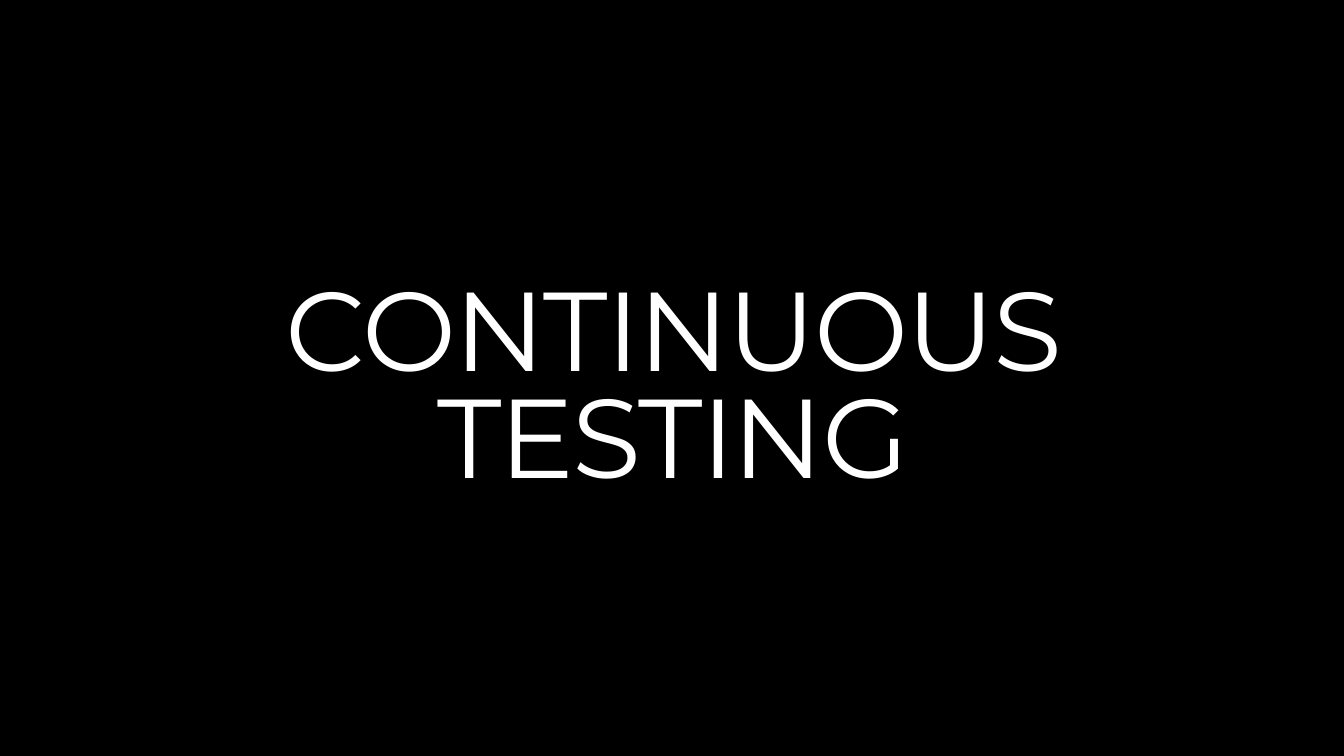
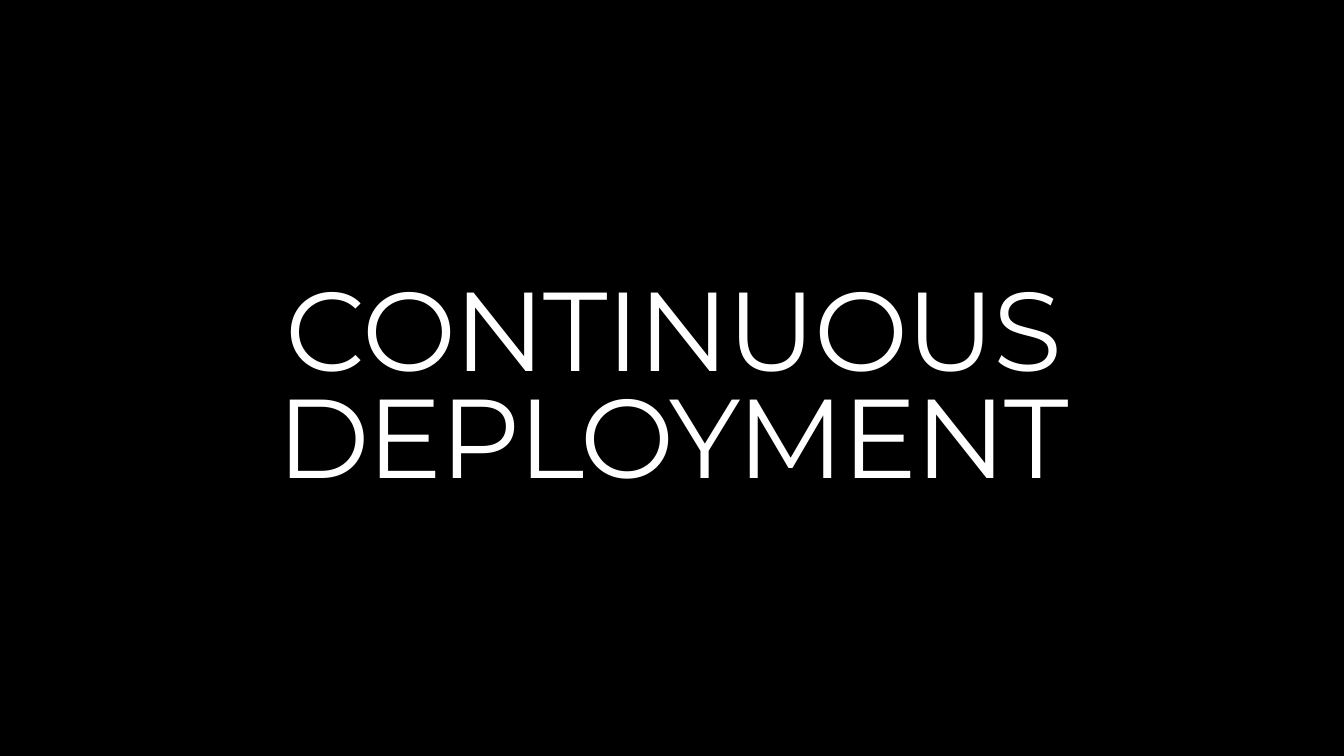
Before and after one commit to endless-upgrade/DevOpsHours, a slide deck: slide 19 of DEVOPS-3-TODO.pptx. Drawn at 1344x756 pixels with LibreOffice and Linux fonts; fonts in the diff are those of the drawing; background and template pictures are left out. Boxes give left, top, right and bottom in pixels: in the first picture for what was removed or moved away, otherwise in the second. Text is boxed around its words. In the diff, an @@ line names an element or a change of style, - is before the commit and + after.

```diff
--- a/DEVOPS-3-TODO.pptx
+++ b/DEVOPS-3-TODO.pptx
@@ title at (277,292,1069,479): text changed @@
-CONTINUOUS TESTING
+CONTINUOUS DEPLOYMENT
```
Also in this commit, not shown: 2 other slides changed, 1 slide added, 1 slide removed, 1 other file.
